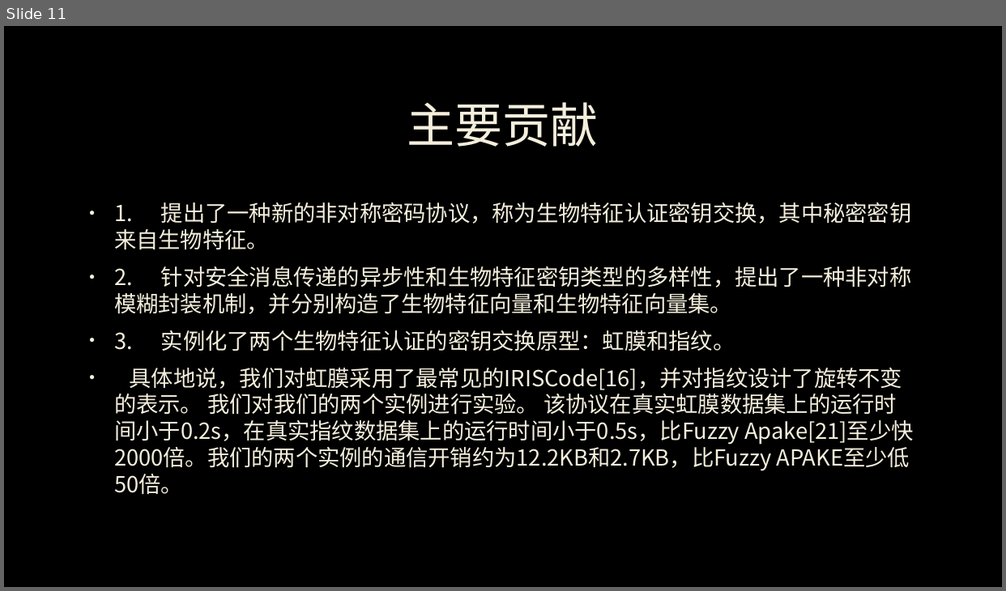
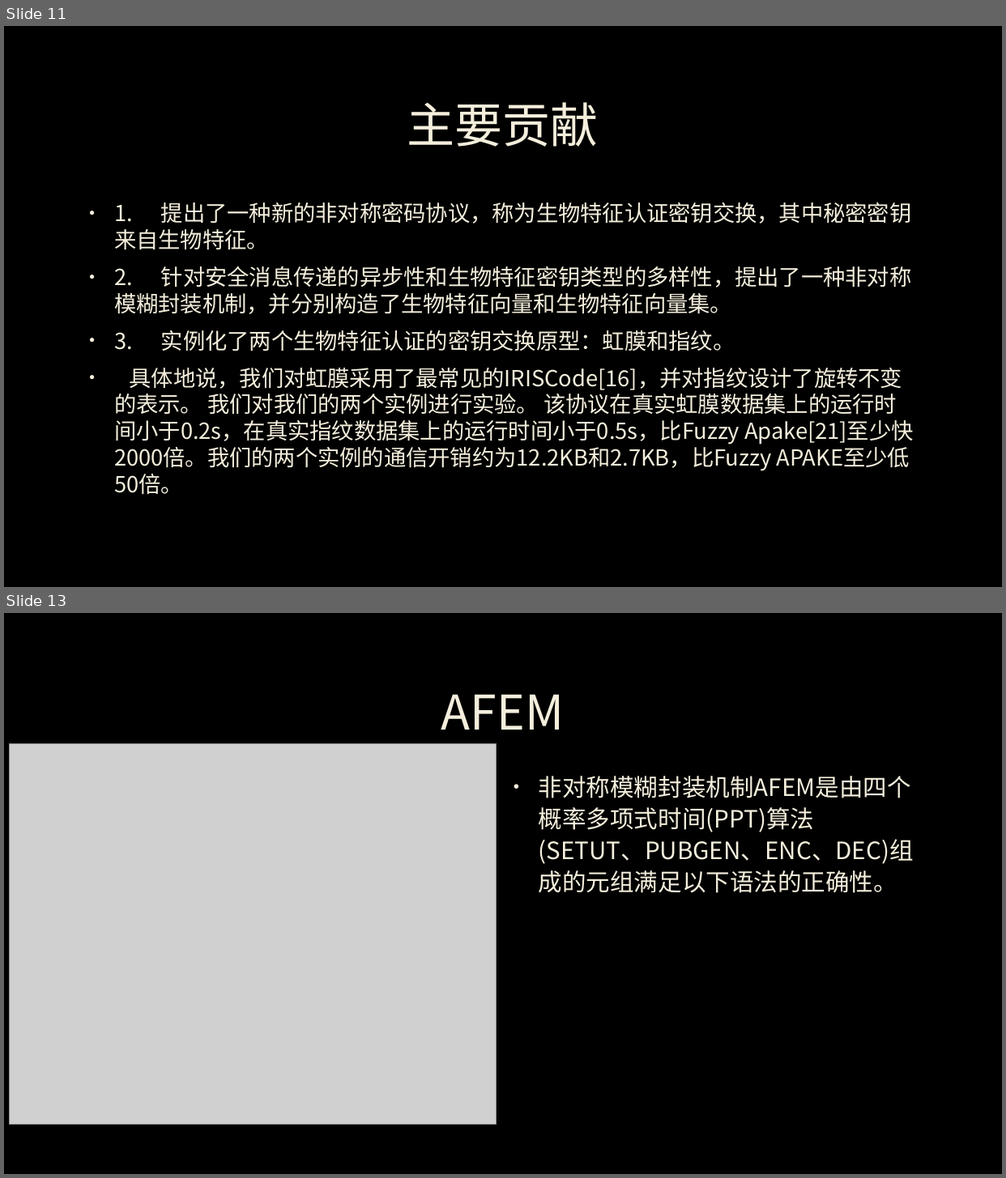
Before and after one commit to ajwlforever/Cryptography-Assignment, a slide deck: Biometrics-Authenticated Key Exchange for Secure Messaging.pptx. Shown one above the other, each under a label of ours: slide 11 before the commit, slides 11 and 13 after it; the slides between them are not shown. The pictures are 1006x591 and 1006x1178 pixels, drawn with LibreOffice and Linux fonts; fonts in the diff are those of the drawing; grey boxes stand for pictures; background and template pictures are left out. Boxes give left, top, right and bottom in pixels: in the first picture for what was removed or moved away, otherwise in the second. Text is boxed around its words. In the diff, an @@ line names an element or a change of style, - is before the commit and + after.

```diff
--- a/Biometrics-Authenticated Key Exchange for Secure Messaging.pptx
+++ b/Biometrics-Authenticated Key Exchange for Secure Messaging.pptx
@@ slide 13 added at box(4, 613, 1002, 1174), background picture (left out) @@
@@ title added at box(441, 694, 564, 730), 46 pt, text #F4EEDC @@
+AFEM
@@ picture added at box(9, 744, 496, 1125) @@
@@ text added at box(539, 776, 914, 893), 23 pt, text #F4EEDC @@
+• 非对称模糊封装机制AFEM是由四个概率多项式时间(PPT)算法(SETUT、PUBGEN、ENC、DEC)组成的元组满足以下语法的正确性。
```
Also in this commit, not shown: 1 slide changed, 5 other slides added, 4 other files.
